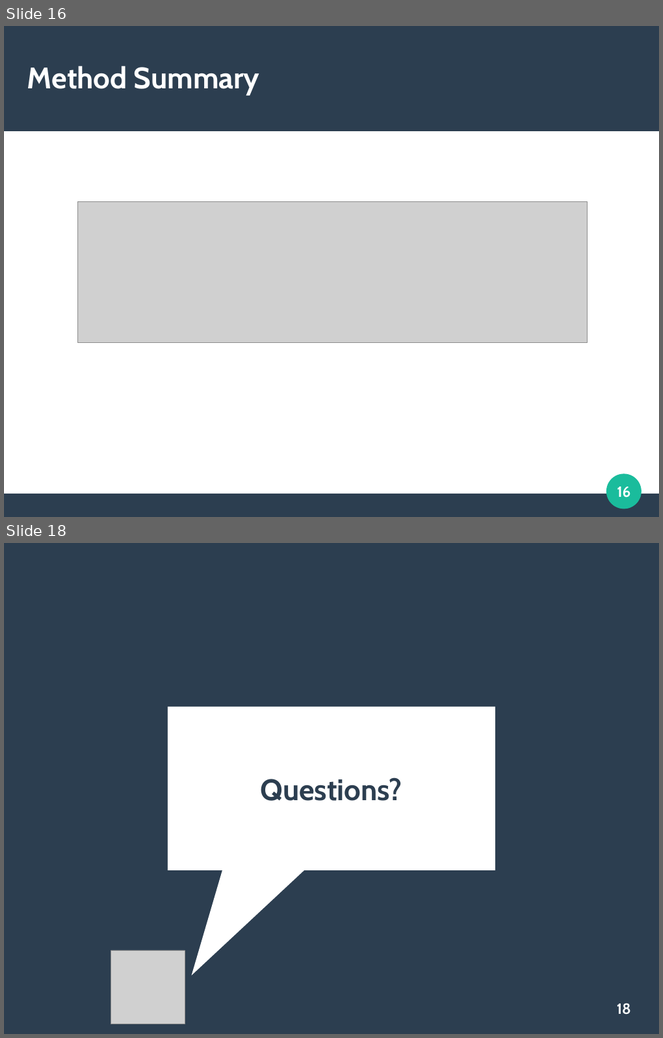
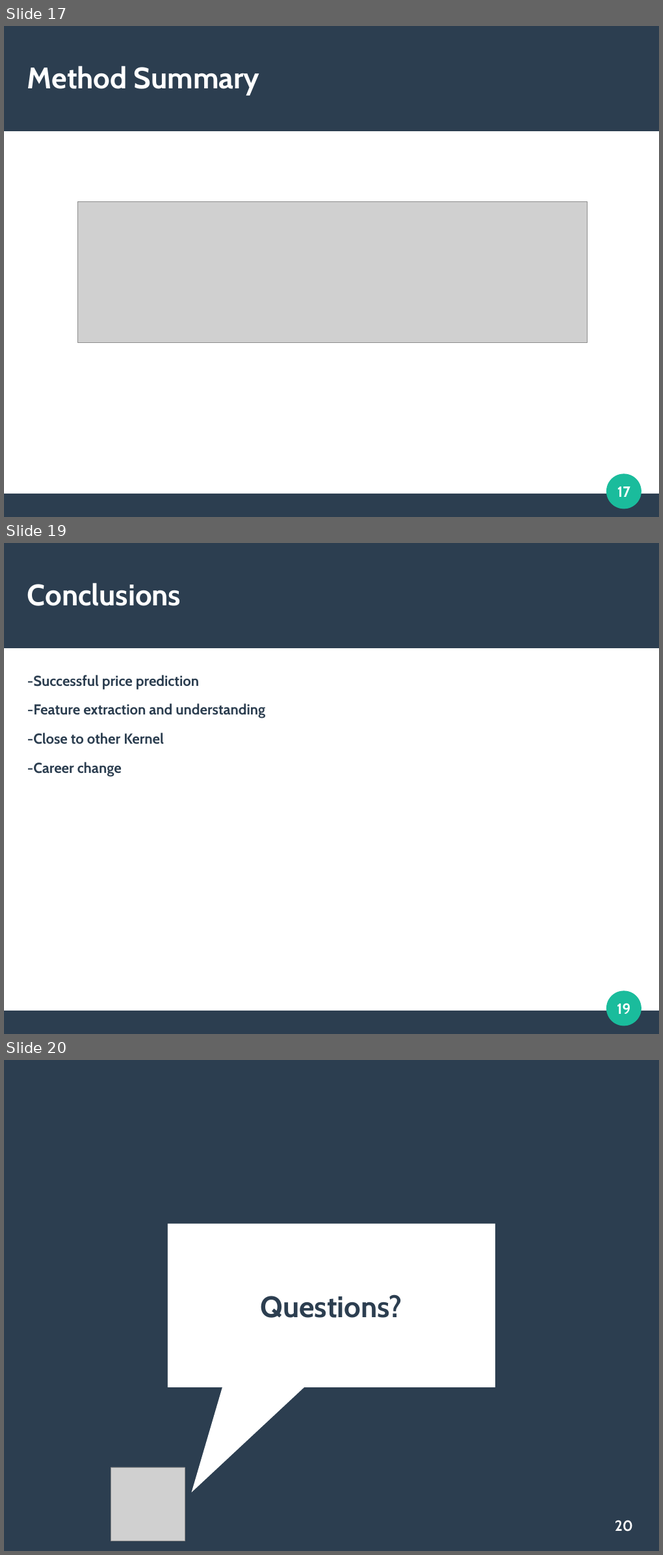
Before and after one commit to kmart42/Syracuse, a slide deck: CIS700/Milestone3_Presentation.odp. Shown one above the other, each under a label of ours: slides 16 and 18 before the commit, slides 17, 19 and 20 after it; the slides between them are not shown. The pictures are 663x1038 and 663x1555 pixels, drawn with LibreOffice and Linux fonts; fonts in the diff are those of the drawing; grey boxes stand for pictures. Boxes give left, top, right and bottom in pixels: in the first picture for what was removed or moved away, otherwise in the second. Text is boxed around its words. In the diff, an @@ line names an element or a change of style, - is before the commit and + after.

```diff
--- a/CIS700/Milestone3_Presentation.odp
+++ b/CIS700/Milestone3_Presentation.odp
@@ slide 19 added at <box>4,543,659,1034</box>, background #FFFFFF; not listed: 3 template elements that a slide beside it also shows @@
@@ title added at <box>27,583,181,606</box>, 36 pt, text #FFFFFF, bold @@
+Conclusions
@@ text added at <box>27,675,265,777</box>, 17.5 pt, text #2C3E50, bold @@
+-Successful price prediction
+-Feature extraction and understanding
+-Close to other Kernel
+-Career change
@@ page number added at <box>617,1003,631,1014</box>, 18 pt, text #FFFFFF, bold @@
+19
@@ what was slide 16 is now slide 17 @@
@@ page number at <box>618,487,631,497</box>: text changed @@
-16
+17
@@ what was slide 18 is now slide 20 @@
@@ page number at <box>615,1520,633,1532</box>: text changed @@
-18
+20
```
Also in this commit, not shown: 1 slide changed, 1 other slide added, 4 other files.
